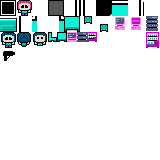
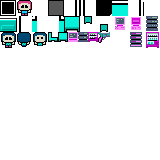
The second 160×160 image is a revision of the first. Changes to its layers:
added layer "Layer 7" above "Layer 6" over (x1=130, y1=32, x2=142, y2=47)
added layer "Layer 6" above "Layer 5" over (x1=98, y1=32, x2=110, y2=43)
painted on "Layer 3" over (x1=53, y1=30, x2=142, y2=47)
removed layer "Layer 1" over (x1=77, y1=32, x2=87, y2=42)
removed layer "Person copy 2" over (x1=3, y1=32, x2=77, y2=61)
